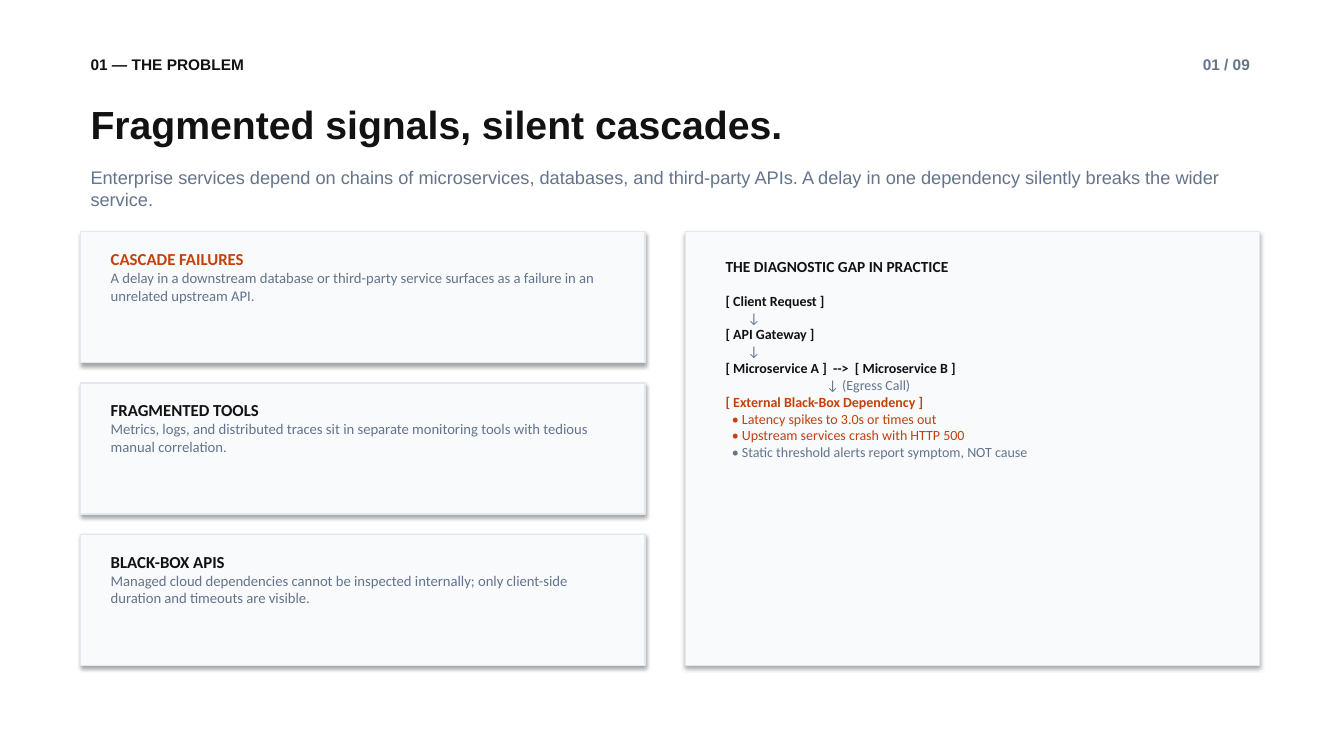
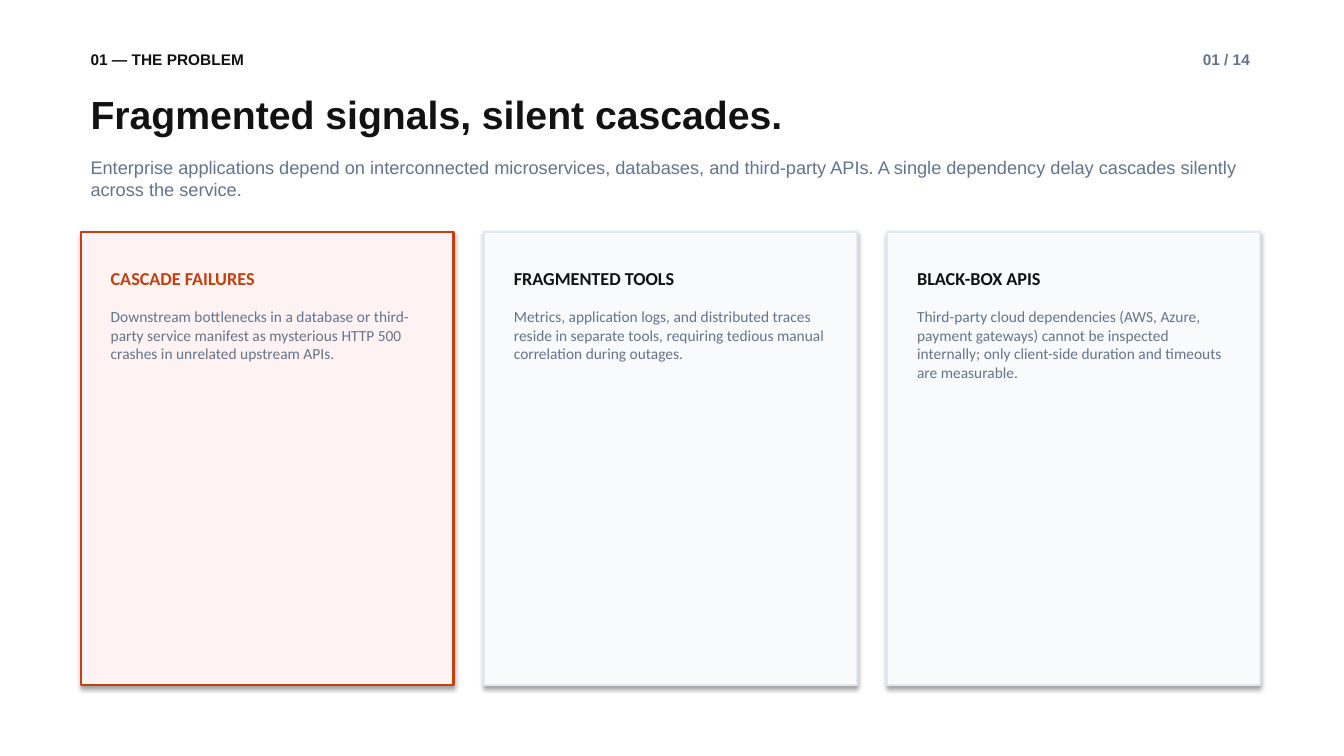
Before and after one commit to Bit06/Enterprise-APM-Dashboard, a slide deck: slide 2 of APM_Project_Presentation.pptx. Drawn at 1344x756 pixels with LibreOffice and Linux fonts; fonts in the diff are those of the drawing. Boxes give left, top, right and bottom in pixels: in the first picture for what was removed or moved away, otherwise in the second. Text is boxed around its words. In the diff, an @@ line names an element or a change of style, - is before the commit and + after.

```diff
--- a/APM_Project_Presentation.pptx
+++ b/APM_Project_Presentation.pptx
@@ text "01 — THE PROBLEM": place and size @@
-text "01 — THE PROBLEM" at (91, 59, 244, 70)
+text "01 — THE PROBLEM" at (91, 54, 244, 65)
@@ text at (1203, 54, 1250, 65): text changed @@
-01 / 09
+01 / 14
@@ text "Fragmented signals, silent cascades.": place and size @@
-text "Fragmented signals, silent cascades." at (91, 110, 782, 147)
+text "Fragmented signals, silent cascades." at (91, 100, 782, 137)
@@ text at (91, 161, 1237, 196): text changed @@
-Enterprise services depend on chains of microservices, databases, and third-party APIs. A delay in one dependency silently breaks the wider service.
+Enterprise applications depend on interconnected microservices, databases, and third-party APIs. A single dependency delay cascades silently across the service.
@@ rectangle: place and size @@
-rectangle at (81, 232, 645, 363)
+rectangle at (81, 232, 454, 686)
@@ rectangle at (81, 232, 454, 686): fill #F8FAFC to #FEF2F2; outline #E2E8F0 1 pt to #C2410C 1.5 pt @@
@@ rectangle: place and size @@
-rectangle at (81, 383, 645, 514)
+rectangle at (484, 232, 857, 686)
@@ rectangle at (484, 232, 857, 686): outline #E2E8F0 1 pt to #E2E8F0 1.5 pt @@
@@ rectangle removed at (686, 232, 1260, 665) @@
@@ rectangle at (887, 232, 1260, 686): outline #E2E8F0 1 pt to #E2E8F0 1.5 pt @@
@@ rectangle: place and size @@
-rectangle at (81, 534, 645, 665)
+rectangle at (887, 232, 1260, 686)
@@ text "CASCADE FAILURES": place and size @@
-text "CASCADE FAILURES" at (111, 254, 594, 304)
+text "CASCADE FAILURES" at (111, 273, 409, 362)
@@ text "FRAGMENTED TOOLS": place and size @@
-text "FRAGMENTED TOOLS" at (111, 405, 587, 452)
+text "FRAGMENTED TOOLS" at (514, 273, 824, 362)
@@ text removed at (726, 262, 1027, 459) @@
-THE DIAGNOSTIC GAP IN PRACTICE
-[ Client Request ]
-↓
-[ API Gateway ]
-↓
-[ Microservice A ] --> [ Microservice B ]
-↓ (Egress Call)
-[ External Black-Box Dependency ]
-• Latency spikes to 3.0s or times out
-• Upstream services crash with HTTP 500
-• Static threshold alerts report symptom, NOT cause
@@ text "BLACK-BOX APIS": place and size @@
-text "BLACK-BOX APIS" at (111, 557, 568, 603)
+text "BLACK-BOX APIS" at (917, 273, 1221, 378)
@@ text at (111, 273, 255, 285): size 12 to 13 pt in "CASCADE FAILURES" @@
@@ text at (514, 273, 674, 285): size 12 to 13 pt in "FRAGMENTED TOOLS" @@
@@ text at (917, 273, 1040, 285): size 12 to 13 pt in "BLACK-BOX APIS" @@
@@ text at (111, 311, 409, 362): text changed; size 10.5 to 11 pt @@
-A delay in a downstream database or third-party service surfaces as a failure in an unrelated upstream API.
+Downstream bottlenecks in a database or third-party service manifest as mysterious HTTP 500 crashes in unrelated upstream APIs.
@@ text at (514, 311, 824, 362): text changed; size 10.5 to 11 pt @@
-Metrics, logs, and distributed traces sit in separate monitoring tools with tedious manual correlation.
+Metrics, application logs, and distributed traces reside in separate tools, requiring tedious manual correlation during outages.
@@ text at (917, 311, 1221, 378): text changed; size 10.5 to 11 pt @@
-Managed cloud dependencies cannot be inspected internally; only client-side duration and timeouts are visible.
+Third-party cloud dependencies (AWS, Azure, payment gateways) cannot be inspected internally; only client-side duration and timeouts are measurable.
```
Also in this commit, not shown: 9 other slides changed, 5 slides added, 2 other files.
